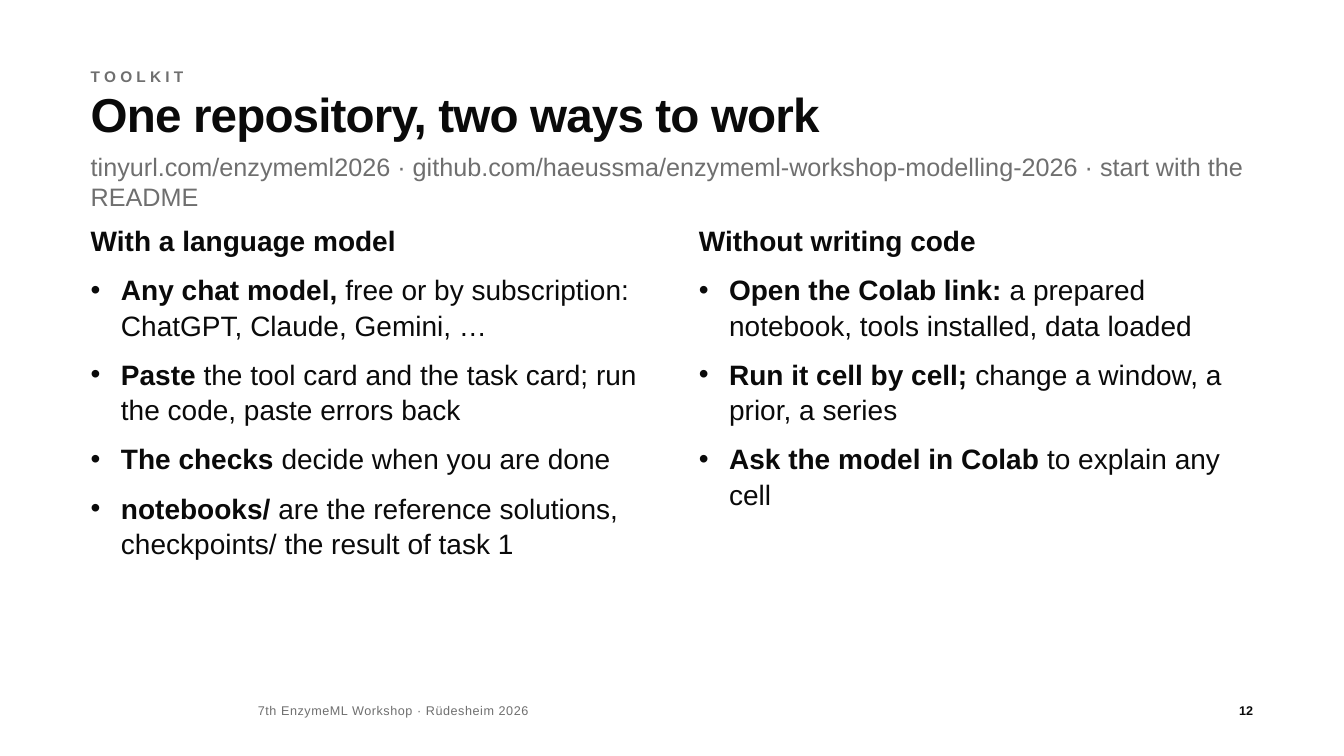
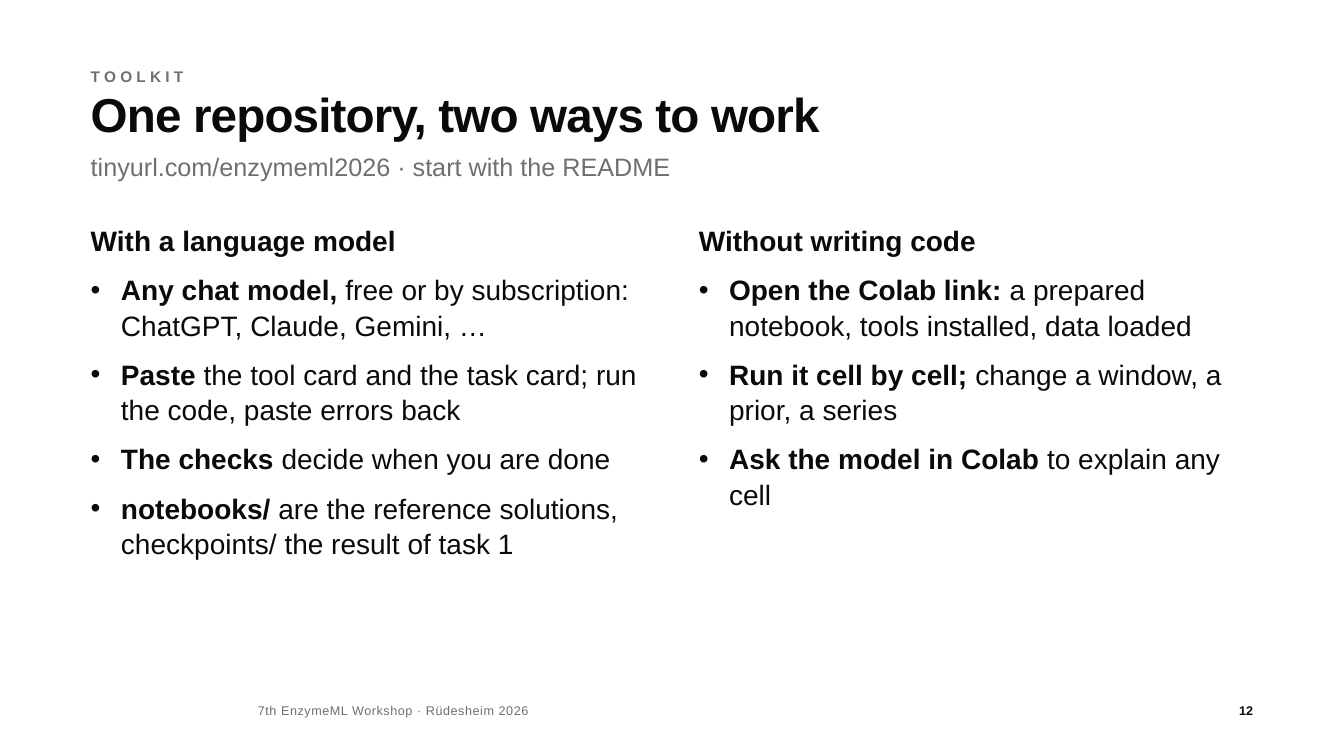
Before and after one commit to haeussma/enzymeml-workshop-modelling-2026, a slide deck: slide 12 of slides/workshop.pptx. Drawn at 1344x756 pixels with LibreOffice and Linux fonts; fonts in the diff are those of the drawing; background and template pictures are left out. Boxes give left, top, right and bottom in pixels: in the first picture for what was removed or moved away, otherwise in the second. Text is boxed around its words. In the diff, an @@ line names an element or a change of style, - is before the commit and + after.

```diff
--- a/slides/workshop.pptx
+++ b/slides/workshop.pptx
@@ text at (91, 158, 670, 181): text changed @@
-tinyurl.com/enzymeml2026 · github.com/haeussma/enzymeml-workshop-modelling-2026 · start with the README
+tinyurl.com/enzymeml2026 · start with the README
```
Also in this commit, not shown: 2 other files.
